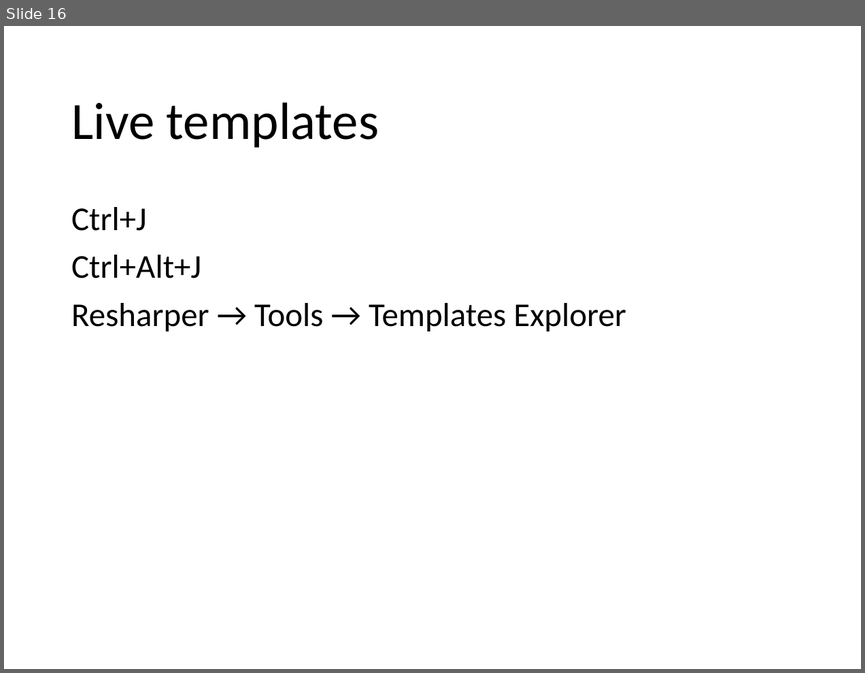
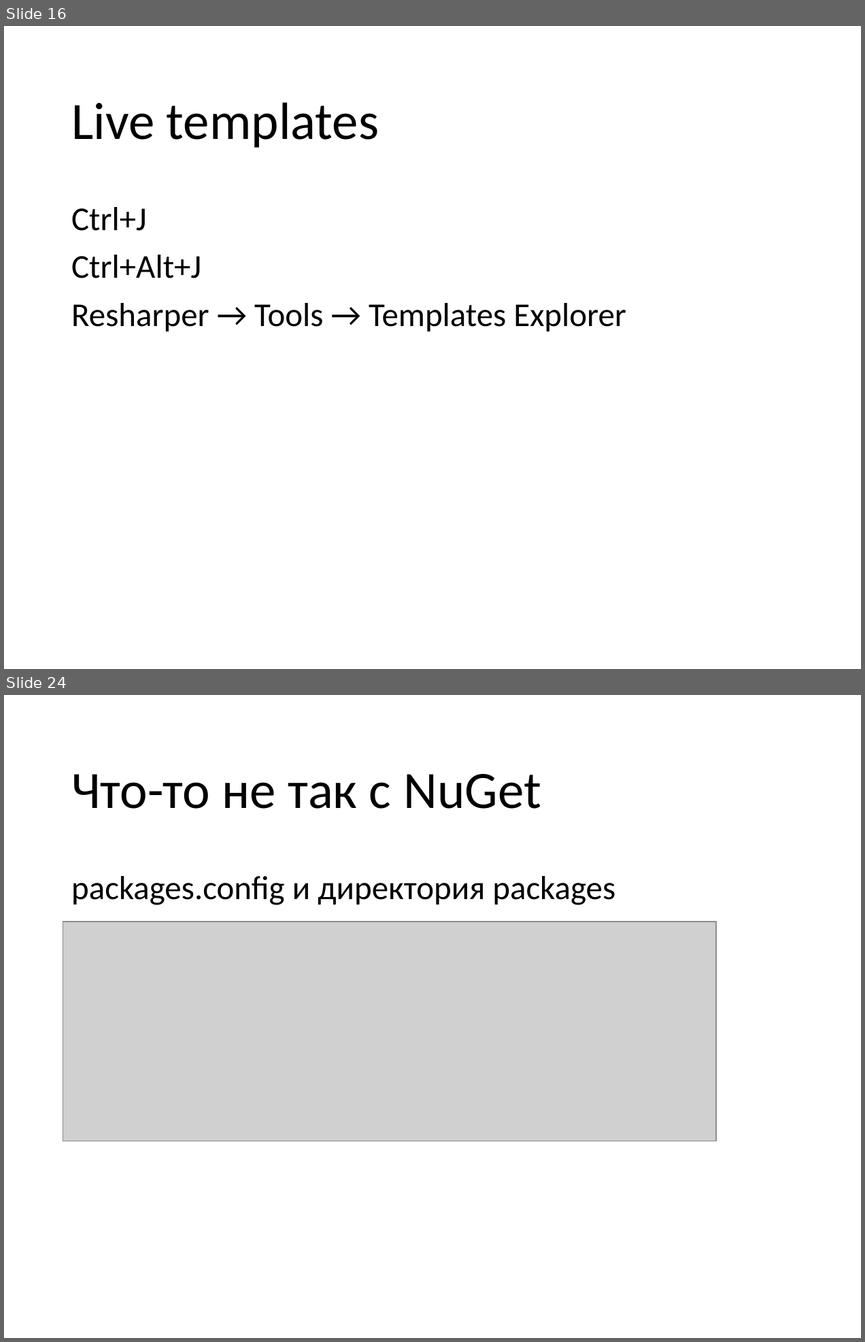
Before and after one commit to chokayes/internship-2015, a slide deck: Tools.pptx. Shown one above the other, each under a label of ours: slide 16 before the commit, slides 16 and 24 after it; the slides between them are not shown. The pictures are 865x673 and 865x1342 pixels, drawn with LibreOffice and Linux fonts; fonts in the diff are those of the drawing; grey boxes stand for pictures. Boxes give left, top, right and bottom in pixels: in the first picture for what was removed or moved away, otherwise in the second. Text is boxed around its words. In the diff, an @@ line names an element or a change of style, - is before the commit and + after.

```diff
--- a/Tools.pptx
+++ b/Tools.pptx
@@ slide 24 added at <box>4,695,861,1338</box>, background #FFFFFF @@
@@ title added at <box>71,774,541,809</box>, 44 pt, text #000000 @@
+Что-то не так с NuGet
@@ text added at <box>71,876,615,905</box>, 28 pt, text #000000 @@
+packages.config и директория packages
@@ picture added at <box>63,921,716,1140</box> @@
```
Also in this commit, not shown: 1 slide changed, 7 other slides added.
